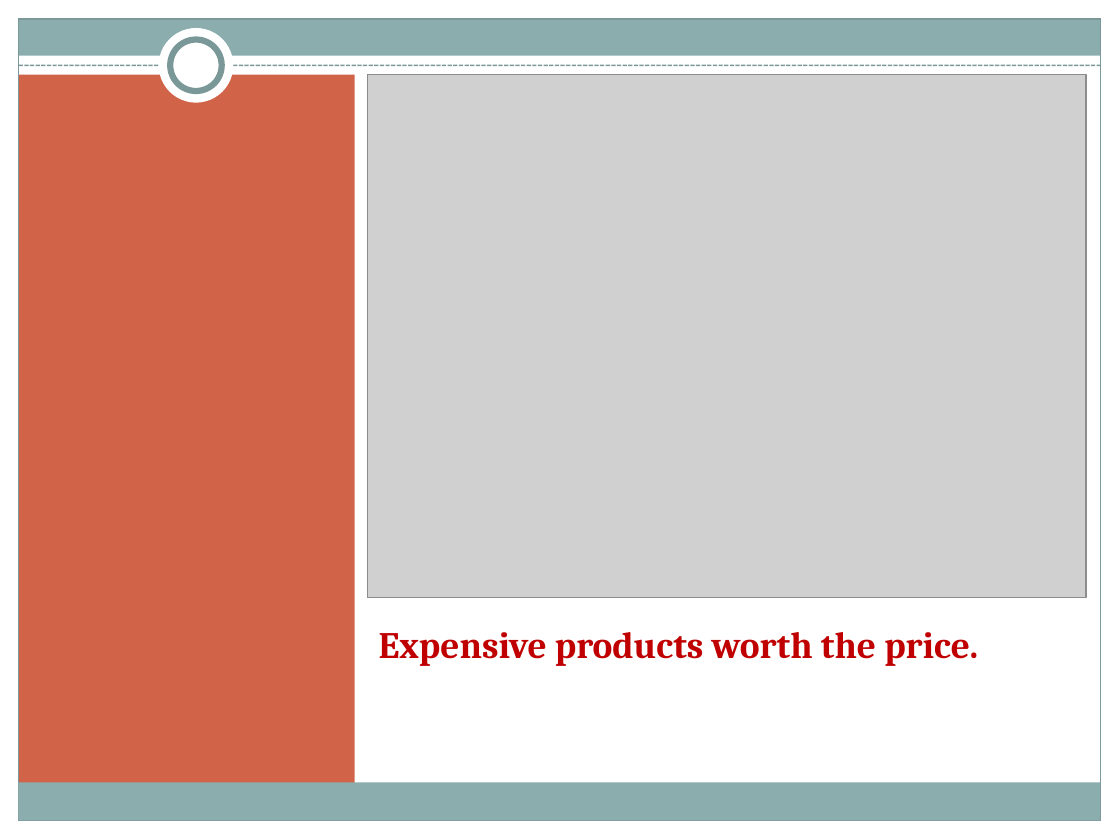
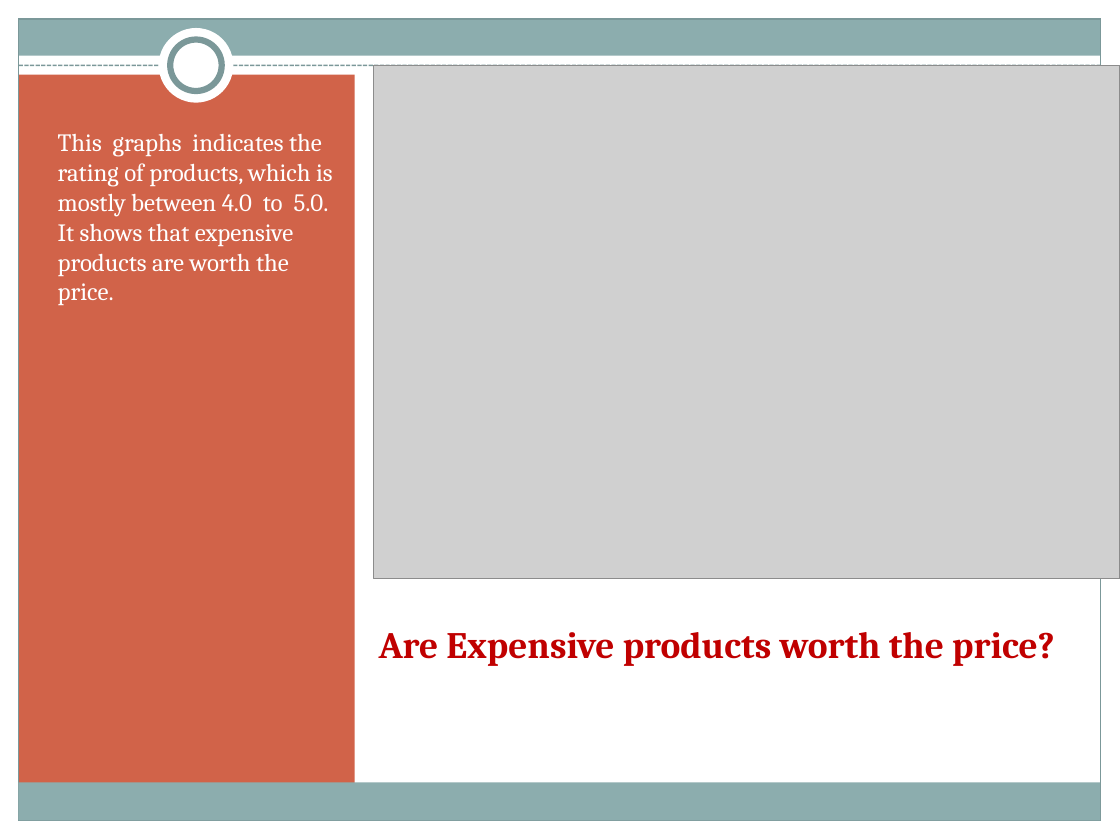
Before and after one commit to AshaSharmaGitHub/CDF-Project, a slide deck: slide 5 of Project-PPT.pptx. Drawn at 1120x840 pixels with LibreOffice and Linux fonts; fonts in the diff are those of the drawing; grey boxes stand for pictures. Boxes give left, top, right and bottom in pixels: in the first picture for what was removed or moved away, otherwise in the second. Text is boxed around its words. In the diff, an @@ line names an element or a change of style, - is before the commit and + after.

```diff
--- a/Project-PPT.pptx
+++ b/Project-PPT.pptx
@@ picture: place and size @@
-picture at [367, 75, 1086, 598]
+picture at [373, 65, 1120, 578]
@@ text added at [58, 134, 333, 305], 16 pt, text #FFFFFF @@
+This graphs indicates the rating of products, which is mostly between 4.0 to 5.0. It shows that expensive products are worth the price.
@@ title at [379, 632, 1054, 666]: text changed @@
-Expensive products worth the price.
+Are Expensive products worth the price?
```
Also in this commit, not shown: 3 other slides changed, 2 other files.
